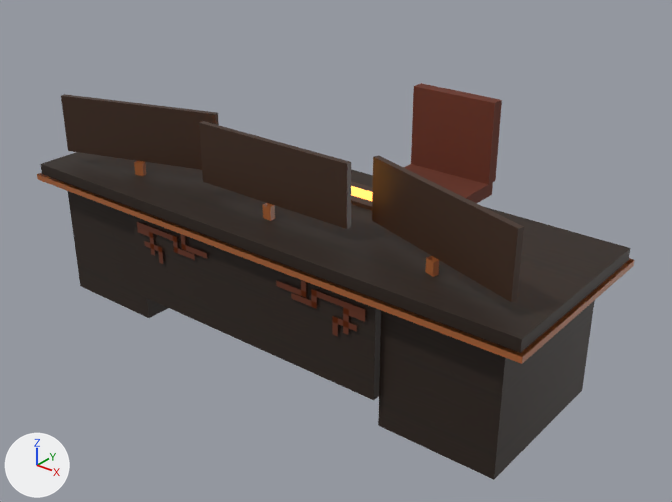
Renders of the glTF model assets/verse/generated/greco/kit/workstation.glb from each side of a commit.
The view is the same before and after, from a 50 mm lens placed at (2.8, -3.25, 2.56), pointed at (0.01, 0.24, 0.4). Arrows for +X, +Y and +Z are at lower left; the lights stay in place. The picture after the commit comes second. Vertices at exactly the same position are counted once.

The first picture shows 'workstation'.
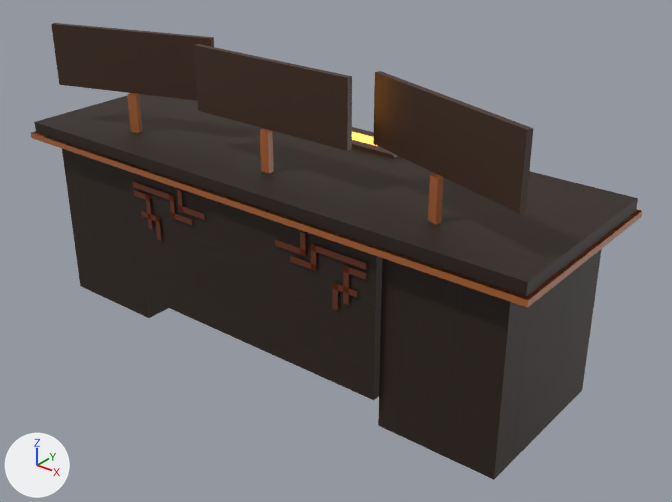
Where the change shows, as pixel boxes (x1, y1, x2, y2) in the pictures (672 x 502 px; the box of a moved part takes in the faces that stretch with it):
'workstation', reshaped (15% taller)
    before: (37, 83, 635, 480)
    after: (31, 23, 642, 480)
part 1 of me_desktop, moved or reshaped
    before: (41, 152, 630, 353)
    after: (34, 94, 638, 296)
part 2 of me_desktop, moved or reshaped
    before: (37, 173, 635, 364)
    after: (31, 131, 642, 308)
part 3 of me_desktop, moved or reshaped
    before: (134, 161, 146, 176)
    after: (127, 93, 142, 133)
part 4 of me_desktop, moved or reshaped
    before: (263, 203, 275, 221)
    after: (260, 129, 274, 173)
part 5 of me_desktop, moved or reshaped
    before: (425, 256, 439, 277)
    after: (428, 174, 444, 225)
part 6 of me_desktop, moved or reshaped
    before: (144, 241, 163, 264)
    after: (141, 211, 161, 241)
part 7 of me_desktop, moved or reshaped
    before: (332, 316, 357, 336)
    after: (332, 282, 357, 310)
part 8 of me_desktop, moved or reshaped
    before: (137, 227, 155, 256)
    after: (134, 191, 153, 230)
part 9 of me_desktop, moved or reshaped
    before: (343, 307, 365, 335)
    after: (343, 265, 366, 305)
part 10 of me_desktop, moved or reshaped
    before: (181, 234, 207, 259)
    after: (177, 190, 205, 220)
part 11 of me_desktop, moved or reshaped
    before: (276, 280, 306, 298)
    after: (275, 232, 306, 256)
part 12 of me_desktop, moved or reshaped
    before: (61, 94, 219, 170)
    after: (51, 23, 214, 101)
part 13 of me_desktop, moved or reshaped
    before: (199, 121, 351, 229)
    after: (194, 44, 352, 151)
part 14 of me_desktop, moved or reshaped
    before: (372, 155, 524, 302)
    after: (373, 71, 534, 214)
part 15 of me_desktop, moved or reshaped
    before: (351, 181, 373, 210)
    after: (352, 128, 398, 159)
part 16 of me_desktop, moved or reshaped (mostly hidden)
    before: (351, 186, 373, 201)
    after: (352, 132, 377, 146)
part 17 of me_desktop, deleted
    before: (137, 83, 502, 316)
part 18 of me_desktop, reshaped
    before: (68, 191, 595, 480)
    after: (62, 149, 602, 480)

The change, as a list of edits to the scene's bpy script:
```text
Change me_desktop:
    used by ob_workstation; location = (0.0, 0.0, 0.0)
    remove me_desktop.from_pydata(...)  # 204 vertices, 194 faces; spans x -1.5..1.5, y -0.52..1.43, z 0.0..1.14
    add me_desktop.from_pydata(...)  # 172 vertices, 152 faces; spans x -1.5..1.5, y -0.52..0.52, z 0.0..1.52
    me_desktop part 1: the loose piece of 8 vertices spanning x -1.48..1.48, y -0.5..0.5, z 0.7..0.76 is moved by (0.0, 0.0, 0.24)
    me_desktop part 2: the loose piece of 8 vertices spanning x -1.5..1.5, y -0.52..0.52, z 0.67..0.7 is moved by (0.0, 0.0, 0.24)
    me_desktop part 3: the loose piece of 8 vertices spanning x -0.95..-0.9, y -0.28..-0.24, z 0.76..0.83 is scaled about its middle by (1, 1, 2.86), then moved by (0.0, 0.0, 0.31)
    me_desktop part 4: the loose piece of 8 vertices spanning x -0.03..0.03, y -0.28..-0.25, z 0.76..0.83 is scaled about its middle by (1, 1, 2.86), then moved by (0.0, 0.0, 0.31)
    me_desktop part 5: the loose piece of 8 vertices spanning x 0.9..0.95, y -0.28..-0.24, z 0.76..0.83 is scaled about its middle by (1, 1, 2.86), then moved by (0.0, 0.0, 0.31)
    me_desktop part 6: the loose piece of 7 vertices spanning x -0.69..-0.56, y -0.47, z 0.42..0.52 is scaled about its middle by (1, 1, 1.39), then moved by (0.0, 0.0, 0.15)
    me_desktop part 7: the loose piece of 7 vertices spanning x 0.56..0.69, y -0.47, z 0.42..0.52 is scaled about its middle by (1, 1, 1.39), then moved by (0.0, 0.0, 0.15)
    me_desktop part 8: the loose piece of 7 vertices spanning x -0.74..-0.62, y -0.47, z 0.45..0.58 is scaled about its middle by (1, 1, 1.45), then moved by (0.0, 0.0, 0.18)
    me_desktop part 9: the loose piece of 7 vertices spanning x 0.62..0.74, y -0.47, z 0.45..0.58 is scaled about its middle by (1, 1, 1.45), then moved by (0.0, 0.0, 0.18)
    me_desktop part 10: the loose piece of 7 vertices spanning x -0.41..-0.22, y -0.47, z 0.55..0.64 is scaled about the mesh origin by (1, 1, 1.36)
    me_desktop part 11: the loose piece of 7 vertices spanning x 0.22..0.41, y -0.47, z 0.55..0.64 is scaled about the mesh origin by (1, 1, 1.36)
    me_desktop part 12: the loose piece of 8 vertices spanning x -1.38..-0.49, y -0.39..-0.08, z 0.83..1.14 is moved by (0.0, 0.0, 0.38)
    me_desktop part 13: the loose piece of 8 vertices spanning x -0.46..0.46, y -0.25..-0.22, z 0.83..1.14 is moved by (0.0, 0.0, 0.38)
    me_desktop part 14: the loose piece of 8 vertices spanning x 0.49..1.38, y -0.39..-0.08, z 0.83..1.14 is moved by (0.0, 0.0, 0.38)
    me_desktop part 15: the loose piece of 8 vertices spanning x -0.36..0.36, y 0.12..0.32, z 0.76..0.78 is moved by (0.0, 0.12, 0.24)
    me_desktop part 16: the loose piece of 4 vertices spanning x -0.3..0.3, y 0.17..0.27, z 0.78 is moved by (0.0, 0.12, 0.24)
    me_desktop part 17: 6 loose pieces with 52 vertices, spanning x -0.74..0.74, y -0.47..1.43, z 0.0..1.0, are deleted
    me_desktop part 18: 10 vertices removed from x -1.38..1.38, y -0.46..0.42, z 0.67; 30 vertices added at x -1.38..1.38, y -0.47..0.42, z 0.71..0.91
    other edits to the shape of me_desktop do not show in these pictures
    remove me_desktop.materials.append(mat_grecoredbrown)  # brown #662e1c
```
